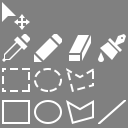
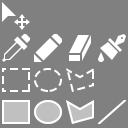
Layers edited between the first and the second 128px x 128px image:
added group "shape-rect" (1st of 2) with 2 layers above "shape-ellip" over [4, 102, 28, 122]
moved "shape-rect" (2nd of 2, in "shape-rect") into group "shape-rect" over [4, 102, 28, 122]
added layer "shape-rect-fill" in group "shape-rect" over [4, 102, 28, 122]
added group "shape-ellip" (1st of 2) with 2 layers above "shape-poly" over [34, 100, 62, 124]
moved "shape-ellip" (2nd of 2, in "shape-ellip") into group "shape-ellip" over [34, 100, 62, 124]
added layer "shape-ellip-fill" in group "shape-ellip" over [34, 100, 62, 124]
added group "shape-poly" (1st of 2) with 2 layers above "shape-line" over [66, 100, 94, 124]
moved "shape-poly" (2nd of 2, in "shape-poly") into group "shape-poly" over [66, 100, 94, 124]
added layer "shape-poly-fill" in group "shape-poly" over [66, 100, 94, 124]
